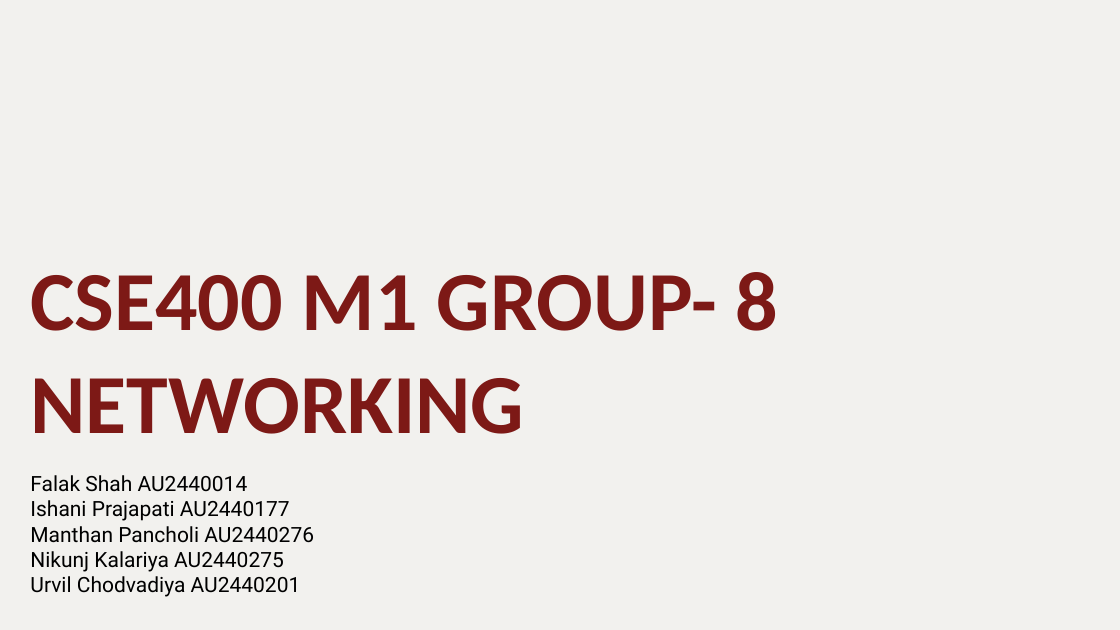
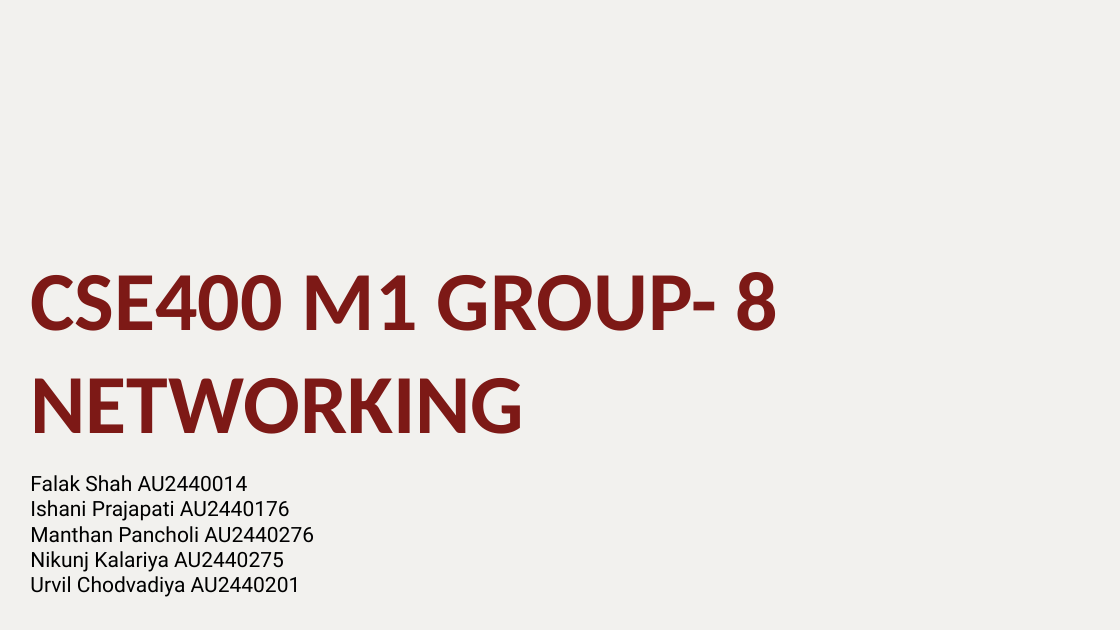
Before and after one commit to ManthanPancholi19/g8_s2_net, a slide deck: slide 1 of CSE400_M1_Final_PPT.pptx. Drawn at 1120x630 pixels with LibreOffice and Linux fonts; fonts in the diff are those of the drawing; background and template pictures are left out. Boxes give left, top, right and bottom in pixels: in the first picture for what was removed or moved away, otherwise in the second. Text is boxed around its words. In the diff, an @@ line names an element or a change of style, - is before the commit and + after.

Commit message:
Final Submission: CSE400_M1_Final_PPT.pdf and CSE400_M1_Final_PPT.pptx

```diff
--- a/CSE400_M1_Final_PPT.pptx
+++ b/CSE400_M1_Final_PPT.pptx
@@ text at [30, 500, 290, 521]: text changed @@
-Ishani Prajapati AU2440177
+Ishani Prajapati AU2440176
```
Also in this commit, not shown: 1 other file.
